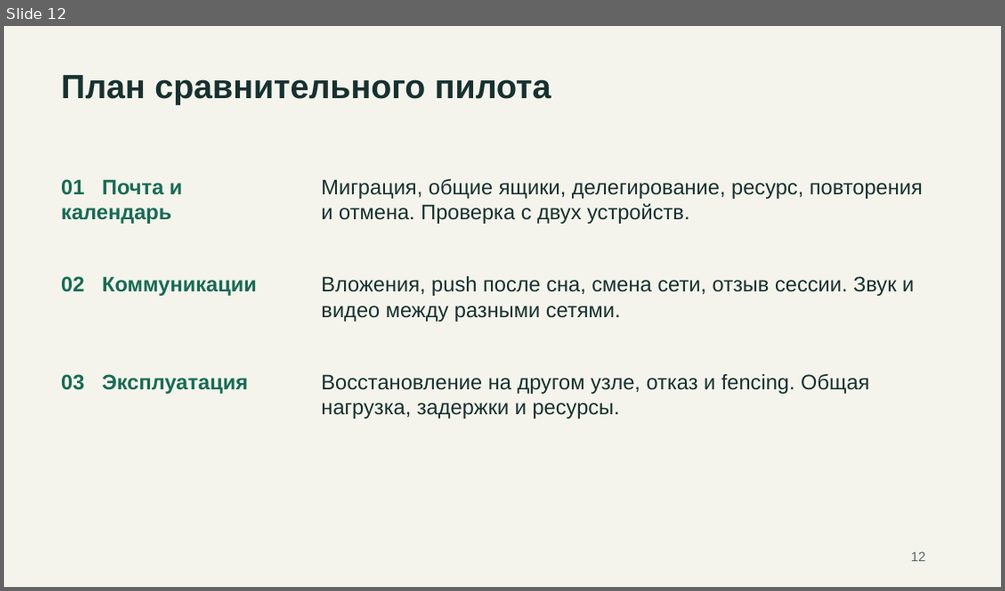
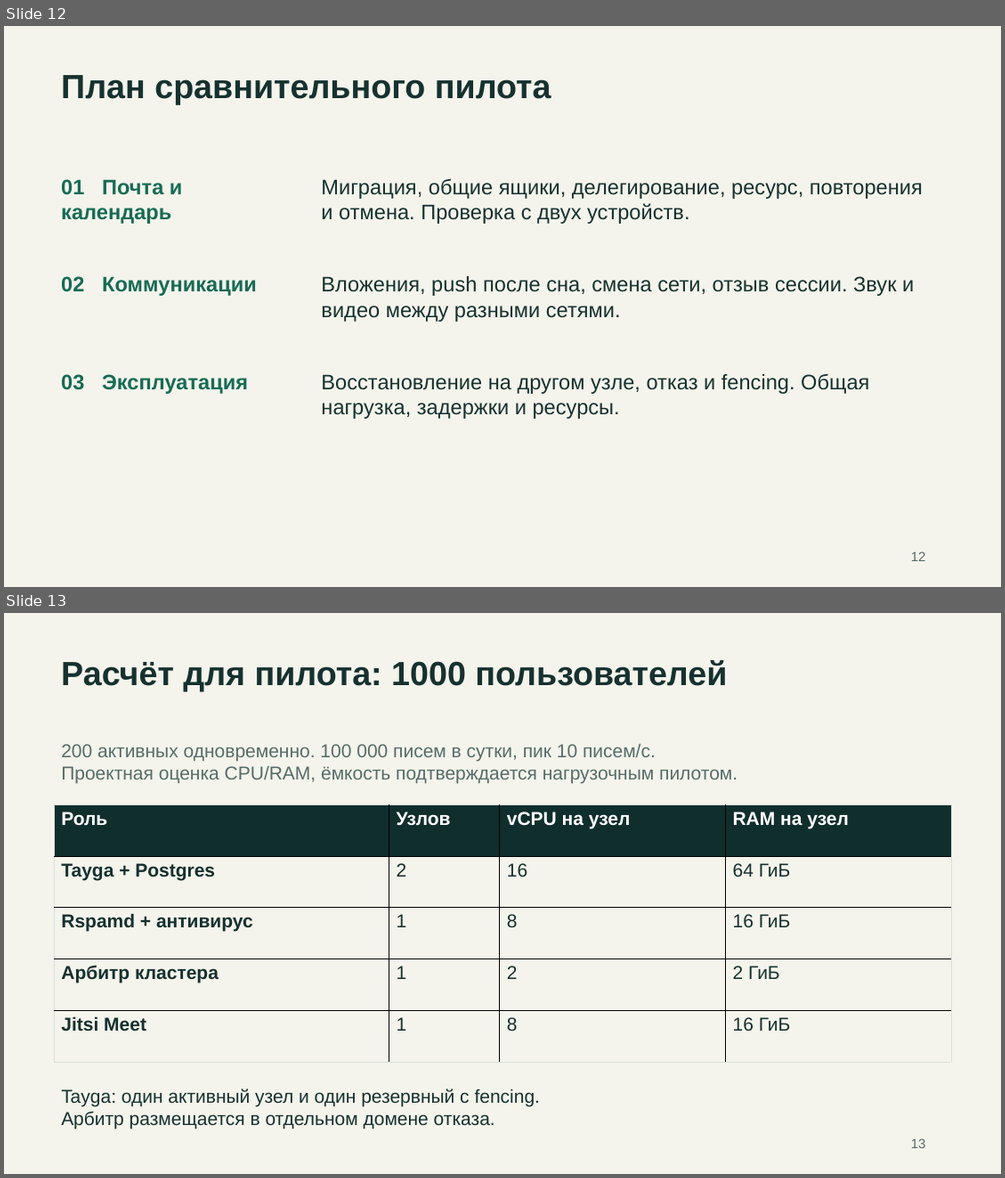
Before and after one commit to rkislov/tayga-mail-server, a slide deck: docs/presentations/tayga-competitors-2026-11-19.pptx. Shown one above the other, each under a label of ours: slide 12 before the commit, slides 12 and 13 after it. The pictures are 1005x591 and 1005x1178 pixels, drawn with LibreOffice and Linux fonts; fonts in the diff are those of the drawing. Boxes give left, top, right and bottom in pixels: in the first picture for what was removed or moved away, otherwise in the second. Text is boxed around its words. In the diff, an @@ line names an element or a change of style, - is before the commit and + after.

Commit message:
docs: add estimated hardware sizing for 1000 Tayga users

```diff
--- a/docs/presentations/tayga-competitors-2026-11-19.pptx
+++ b/docs/presentations/tayga-competitors-2026-11-19.pptx
@@ slide 13 added at (x1=4, y1=613, x2=1001, y2=1174), background #F4F4EC @@
@@ text added at (x1=61, y1=660, x2=727, y2=692), 32.2 pt, text #16312F, bold @@
+Расчёт для пилота: 1000 пользователей
@@ text added at (x1=61, y1=744, x2=737, y2=784), 18 pt, text #566C69 @@
+200 активных одновременно. 100 000 писем в сутки, пик 10 писем/с.
+Проектная оценка CPU/RAM, ёмкость подтверждается нагрузочным пилотом.
@@ table added at (x1=54, y1=804, x2=952, y2=1062), 5 rows, 4 columns @@
+Роль | Узлов | vCPU на узел | RAM на узел
+Tayga + Postgres | 2 | 16 | 64 ГиБ
+Rspamd + антивирус | 1 | 8 | 16 ГиБ
+Арбитр кластера | 1 | 2 | 2 ГиБ
+Jitsi Meet | 1 | 8 | 16 ГиБ
@@ text added at (x1=61, y1=1088, x2=540, y2=1128), 18 pt, text #16312F @@
+Tayga: один активный узел и один резервный с fencing.
+Арбитр размещается в отдельном домене отказа.
@@ text added at (x1=911, y1=1138, x2=926, y2=1148), 12.8 pt, text #566C69 @@
+13
```
Also in this commit, not shown: 1 slide changed, 2 other slides added, 1 other file.
